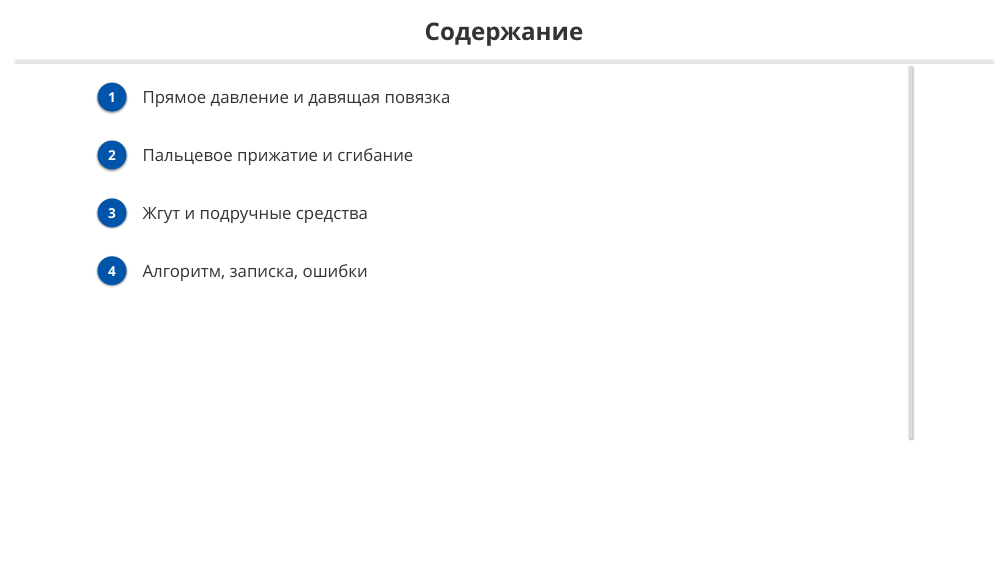
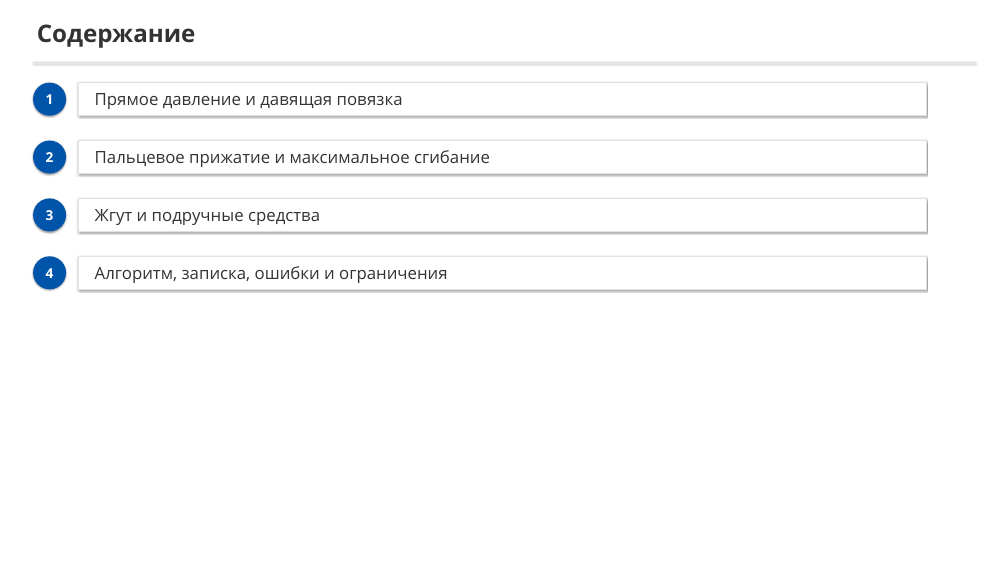
Before and after one commit to lysakalenushka-hash/-, a slide deck: slide 2 of tema2_bleeding/Способы_временной_остановки_кровотечения.pptx. Drawn at 1008x567 pixels with LibreOffice and Linux fonts; fonts in the diff are those of the drawing. Boxes give left, top, right and bottom in pixels: in the first picture for what was removed or moved away, otherwise in the second. Text is boxed around its words. In the diff, an @@ line names an element or a change of style, - is before the commit and + after.

```diff
--- a/tema2_bleeding/Способы_временной_остановки_кровотечения.pptx
+++ b/tema2_bleeding/Способы_временной_остановки_кровотечения.pptx
@@ text "Содержание": place and size @@
-text "Содержание" at [425, 22, 584, 46]
+text "Содержание" at [37, 24, 196, 48]
@@ text "Содержание" at [37, 24, 196, 48]: alignment centre to left @@
@@ text "1": place and size @@
-text "1" at [108, 92, 116, 102]
+text "1" at [46, 94, 54, 104]
@@ rectangle: place and size @@
-rectangle at [15, 60, 993, 61]
+rectangle at [33, 62, 975, 63]
@@ ellipse: place and size @@
-ellipse at [98, 83, 127, 112]
+ellipse at [33, 83, 66, 116]
@@ rectangle added at [79, 83, 926, 116], fill #FFFFFF, outline #E1E1E1 1 pt @@
@@ text "Прямое давление и давящая повязка": place and size @@
-text "Прямое давление и давящая повязка" at [143, 91, 451, 107]
+text "Прямое давление и давящая повязка" at [95, 93, 403, 109]
@@ rectangle removed at [909, 66, 913, 438] @@
@@ text "2": place and size @@
-text "2" at [108, 150, 116, 160]
+text "2" at [46, 152, 54, 162]
@@ ellipse: place and size @@
-ellipse at [98, 141, 127, 170]
+ellipse at [33, 141, 66, 173]
@@ rectangle added at [79, 141, 926, 173], fill #FFFFFF, outline #E1E1E1 1 pt @@
@@ text at [95, 150, 490, 167]: text changed @@
-Пальцевое прижатие и сгибание
+Пальцевое прижатие и максимальное сгибание
@@ text "3": place and size @@
-text "3" at [108, 208, 116, 218]
+text "3" at [46, 210, 54, 220]
@@ ellipse: place and size @@
-ellipse at [98, 198, 127, 228]
+ellipse at [33, 198, 66, 231]
@@ rectangle added at [79, 198, 926, 231], fill #FFFFFF, outline #E1E1E1 1 pt @@
@@ text "Жгут и подручные средства": place and size @@
-text "Жгут и подручные средства" at [143, 207, 368, 223]
+text "Жгут и подручные средства" at [95, 209, 320, 225]
@@ text "4": place and size @@
-text "4" at [108, 266, 116, 276]
+text "4" at [46, 268, 54, 278]
@@ ellipse: place and size @@
-ellipse at [98, 256, 127, 285]
+ellipse at [33, 256, 66, 289]
@@ rectangle added at [79, 256, 926, 289], fill #FFFFFF, outline #E1E1E1 1 pt @@
@@ text at [95, 266, 448, 283]: text changed @@
-Алгоритм, записка, ошибки
+Алгоритм, записка, ошибки и ограничения
```
Also in this commit, not shown: 4 other slides changed, 13 slides added, 16 slides removed, 7 other files.
